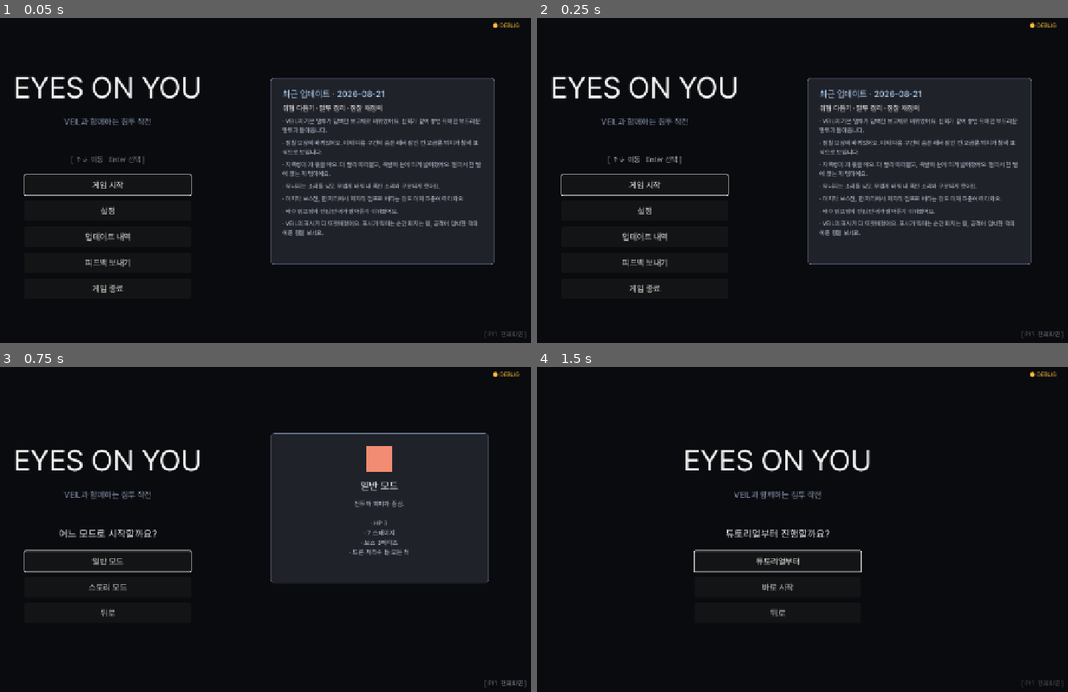
Above: before the commit, frames 1-4 (two rows, left to right).
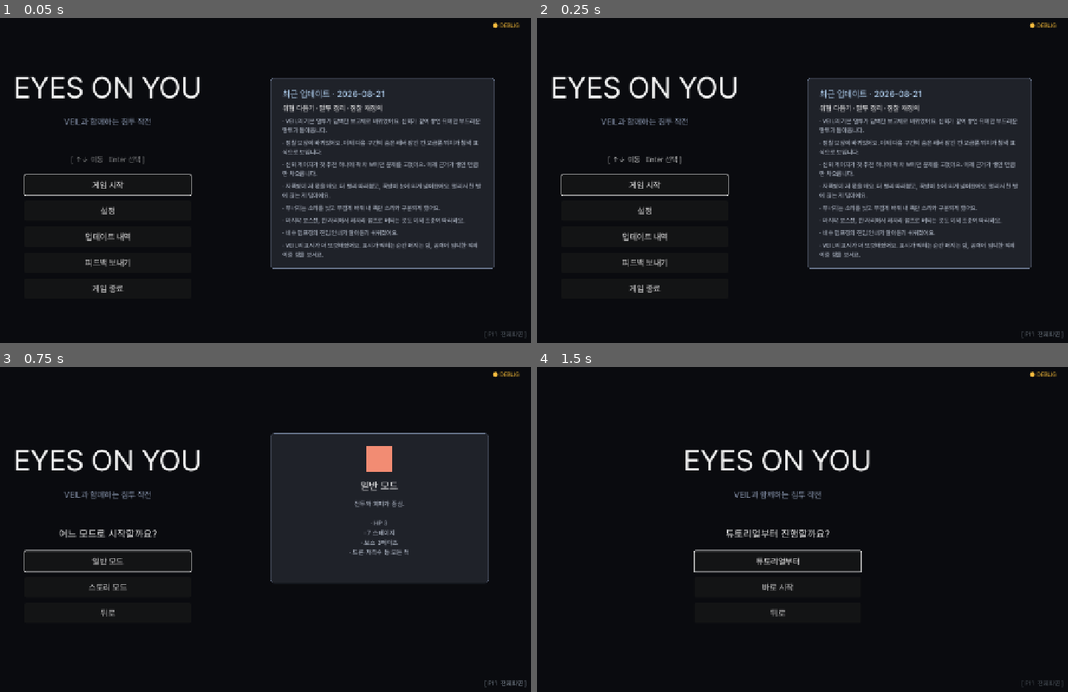
Above: after the commit, the same moments.

Repository: soomin007/EyesOnYou-Full
Game: Godot game, scene res://scenes/main.tscn
Two runs of this game, one before a commit and one after it. Both use one fixed random seed, a clock stepped at 60 frames per second and the inputs below. Sound files missing from this copy of the repository are replaced by a short silence.
Inputs:
- Up to frame 1 (0.05 s): no input
- Up to frame 2 (0.25 s): no input
- Up to frame 3 (0.75 s): click "게임 시작" at 0.5 s
- Up to frame 4 (1.5 s): click "일반 모드" at 1.25 s

The runs differ from the first frame. In frame 1, 3.6% of the frame differs, in the area x 50-94%, y 44-78%; in frame 2, 3.6%; in frame 3, nothing differs; in frame 4, nothing differs.

Commit message:
fix(feedback): 신뢰 게이지 소표본 착시 - 칸 수를 표본 수로 상한
- 새 게임에서 첫 추천 하나만 따라도 1/1=100%로 5칸이 다 차던 문제(사용자 보고)
- veil_trust_gauge_dots: filled를 rec_count로 상한 - 근거가 쌓인 만큼만 차오름
- 엔딩 판정(유효 수용률 50%+)은 비율 그대로라 불변, 종반(rec 5+)엔 상한 무효
- 하니스 9케이스 PASS(빈 게이지/1칸 점증/60%=3칸/유인 감점/20%=1칸)
- 패치 노트 1행 + 대사집 미러 동기

Co-Authored-By: Claude Fable 5 <noreply@anthropic.com>

Diff:
--- a/scripts/GameInfo.gd
+++ b/scripts/GameInfo.gd
@@ -16,6 +16,7 @@
 		"items": [
 			"VEIL의 기본 말투가 담백한 보고체로 바뀌었어요. 신뢰가 깊이 쌓인 뒤에만 부드러운 말투가 돌아옵니다.",
 			"정찰 보상이 바뀌었어요. 이제 다음 구간의 숨은 레버·잠긴 칸·보급품 위치가 청색 표식으로 보입니다.",
+			"신뢰 게이지가 첫 추천 하나에 꽉 차 보이던 문제를 고쳤어요. 이제 근거가 쌓인 만큼만 차오릅니다.",
 			"자폭병이 제 몫을 해요. 더 빨리 따라붙고, 폭발이 눈에 띄게 넓어졌어요. 멀리서 한 발에 끊는 게 답이에요.",
 			"무너지는 소리를 낮고 무겁게 바꿔 내 폭탄 소리와 구분되게 했어요.",
 			"마지막 보스전, 한 자리에서 제자리 점프로 버티는 것도 이제 조준이 따라와요.",
--- a/scripts/GameState.gd
+++ b/scripts/GameState.gd
@@ -714,6 +714,11 @@
 	var filled: int = 0
 	if rec_count > 0:
 		filled = int(round(5.0 * float(effective_followed()) / float(rec_count)))
+		# 소표본 착시 방지(2026-08-21 사용자 "새 게임인데 게이지가 꽉 참"): 비율만 보면 첫 추천
+		# 하나만 따라도 1/1=100%로 5칸이 다 찬다. 칸 수를 표본 수(rec_count)로 상한 — 근거가
+		# 쌓인 만큼만 차오른다. 엔딩 판정(유효 수용률 50%+)은 비율 그대로라 불변이고,
+		# 종반(rec 5+)엔 상한이 무효라 게이지와 판정이 다시 일치한다.
+		filled = mini(filled, rec_count)
 	var dots: String = ""
 	for i in 5:
 		dots += "●" if i < filled else "○"
Not shown, changed: docs/dialogue/ui.md
